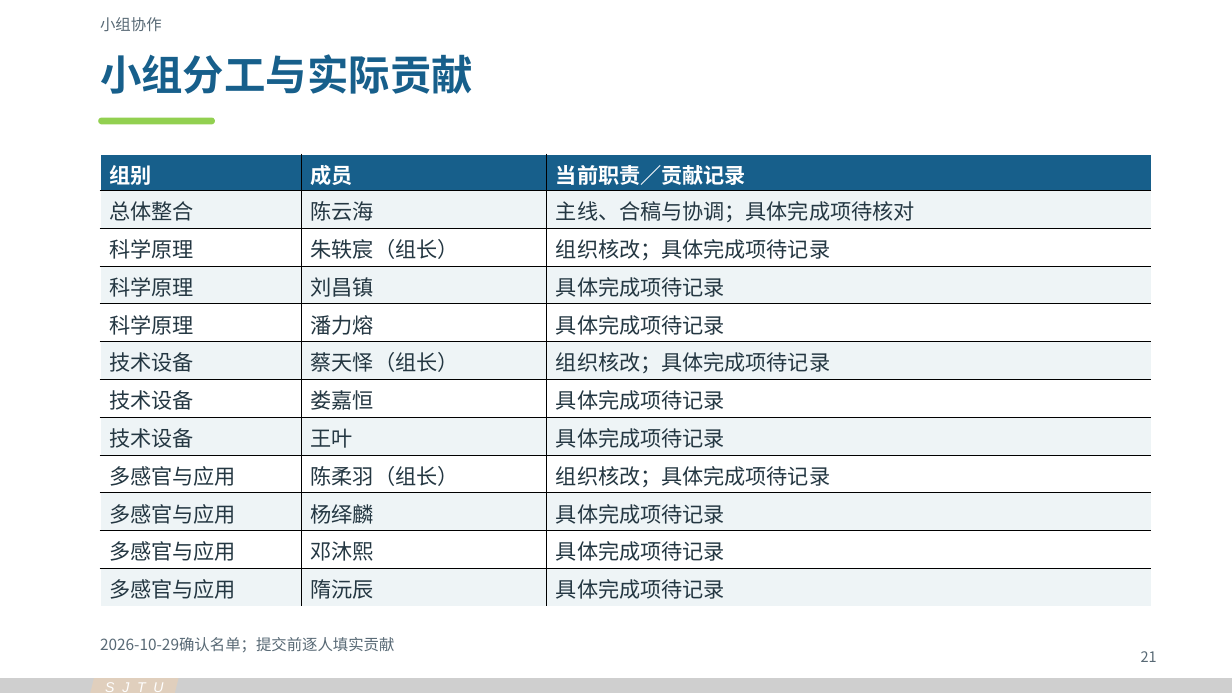
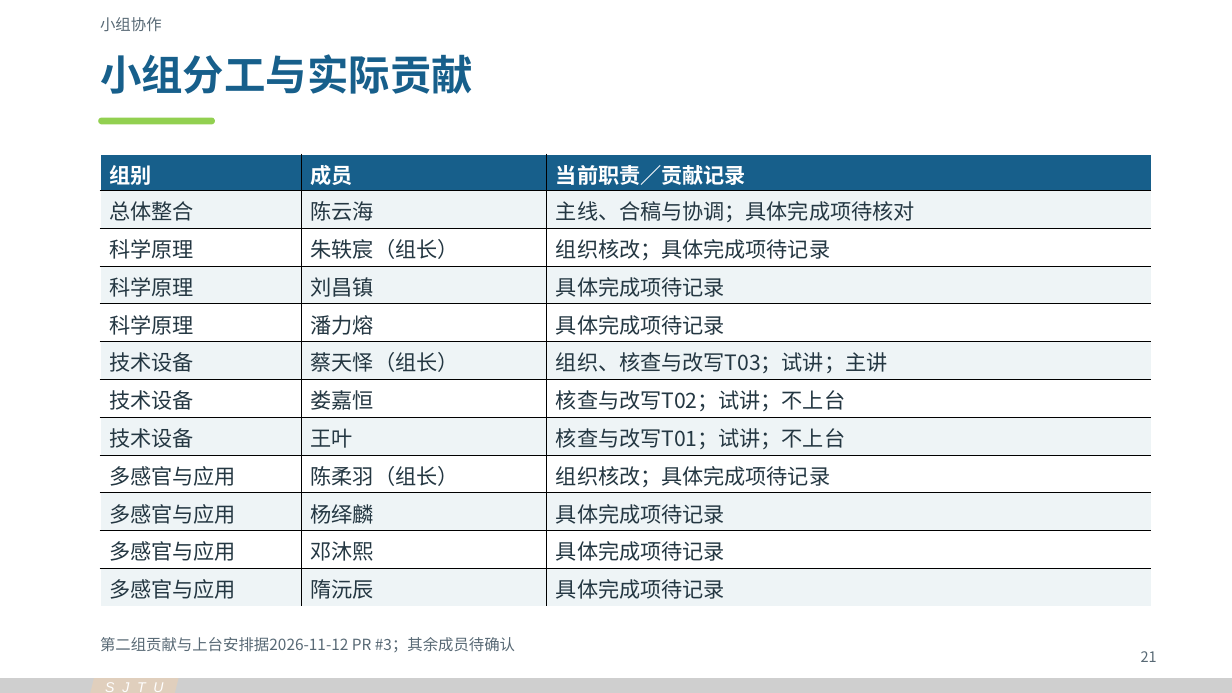
Before and after one commit to Cyh29hao/sjtu-olfaction-vr-2026, a slide deck: slide 21 of release/v3/olfaction-vr-v3.pptx. Drawn at 1232x693 pixels with LibreOffice and Linux fonts; fonts in the diff are those of the drawing. Boxes give left, top, right and bottom in pixels: in the first picture for what was removed or moved away, otherwise in the second. Text is boxed around its words. In the diff, an @@ line names an element or a change of style, - is before the commit and + after.

```diff
--- a/release/v3/olfaction-vr-v3.pptx
+++ b/release/v3/olfaction-vr-v3.pptx
@@ table at [100, 154, 1151, 607] @@
-row 6, column 3: 组织核改；具体完成项待记录
+row 6, column 3: 组织、核查与改写T03；试讲；主讲
-row 7, column 3: 具体完成项待记录
+row 7, column 3: 核查与改写T02；试讲；不上台
-row 8, column 3: 具体完成项待记录
+row 8, column 3: 核查与改写T01；试讲；不上台
@@ text at [100, 637, 515, 652]: text changed @@
-2026-10-29确认名单；提交前逐人填实贡献
+第二组贡献与上台安排据2026-11-12 PR #3；其余成员待确认
```
Also in this commit, not shown: 19 other files.
